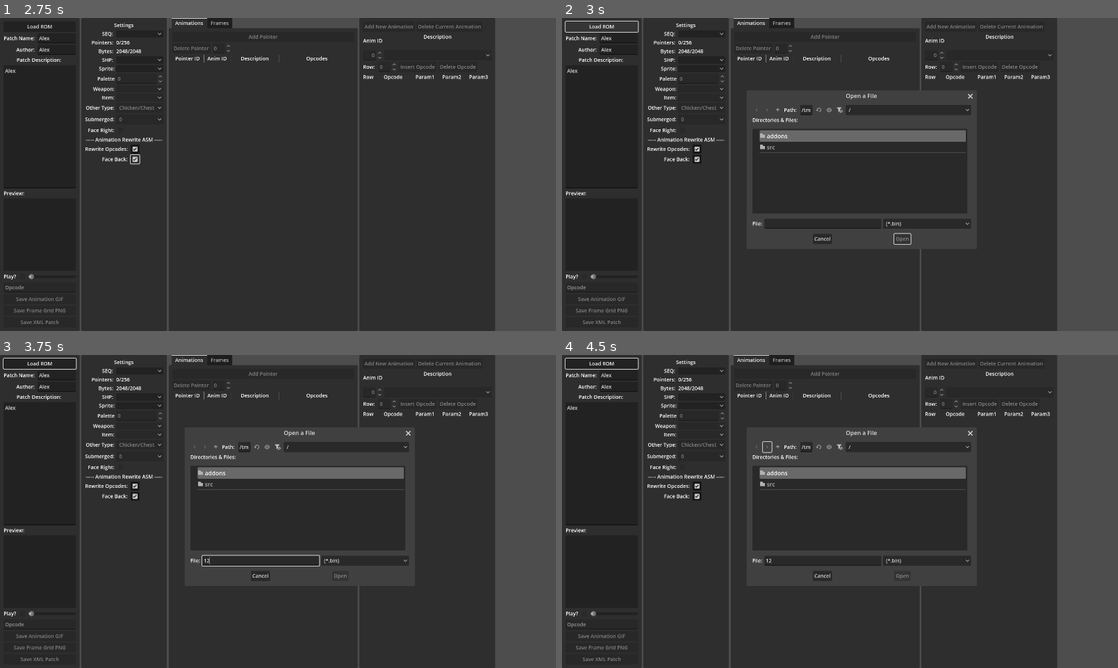
Above: before the commit, frames 1-4 (two rows, left to right).
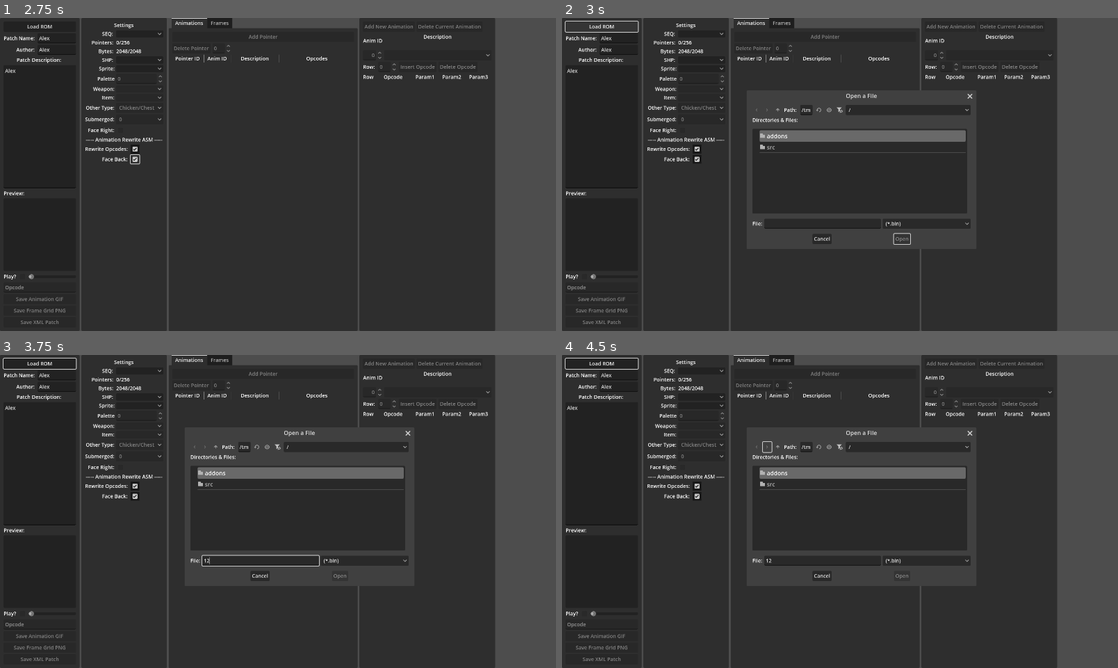
Above: after the commit, the same moments.

Repository: mrgudenheim/TacticsEngineG
Game: Godot game, scene res://src/fftae/fftae.tscn
Two runs of this game, one before a commit and one after it. Both use one fixed random seed, a clock stepped at 60 frames per second and the inputs below.
Inputs (mouse positions are in pixels of both pictures, inside the frame that each line leads up to):
- Up to frame 1 (2.75 s): click (55, 36) at 0.52 s; type "Alex" at 0.6 s; click (55, 49) at 0.75 s; type "Alex" at 0.83 s; click (38, 127) at 0.98 s; type "Alex" at 1.07 s; click (133, 149) at 1.25 s; click (133, 158) at 2 s
- Up to frame 2 (3 s): click "Load ROM" at 2.75 s
- Up to frame 3 (3.75 s): click (261, 561) at 3.52 s; type "12" at 3.6 s
- Up to frame 4 (4.5 s): click (767, 445) at 4.25 s

Frame 1 is identical in both runs. In frame 2, less than 0.1% of the frame differs, in the area x 45-74%, y 24-73%; in frame 3, less than 0.1%; in frame 4, less than 0.1%.
Error in both runs: Invalid access to property or key of type 'String' on a base object of type 'Dictionary[String, FileRecord]'. (res://src/fftae/fftae.gd:47)

Commit message:
fixed character codes

Diff:
--- a/src/file_formats/fft_text.gd
+++ b/src/file_formats/fft_text.gd
@@ -168,6 +168,7 @@
 
 # https://ffhacktics.com/wiki/Font
 # https://ffhacktics.com/wiki/Text_Format
+# https://unicode.emnudge.dev/
 static func text_to_string(bytes_text: PackedByteArray) -> PackedStringArray:
 	var text : PackedStringArray = []
 
@@ -236,8 +237,8 @@
 			char_code += (0x41 - 10)
 		elif char_code < 62: # next 26 are lower case alphabet
 			char_code += (0x61 - 36)
-		elif (char_code - 0xd0) >= 36 and (char_code - 0xd0) < 62: # alternate code starting with D0 for 26 lower case alphabet
-			char_code += -0xd0 + (0x41 - 10)
+		elif (char_code - 0xd000) >= 36 and (char_code - 0xd000) < 62: # alternate code starting with D0 for 26 lower case alphabet, based on TacText charmap
+			char_code += -0xd000 + (0x61 - 36)
 		elif char_code == 62 or char_code == 0xd11a: # exclamation mark
 			char_code = 0x21
 		elif char_code == 63: # japanese
